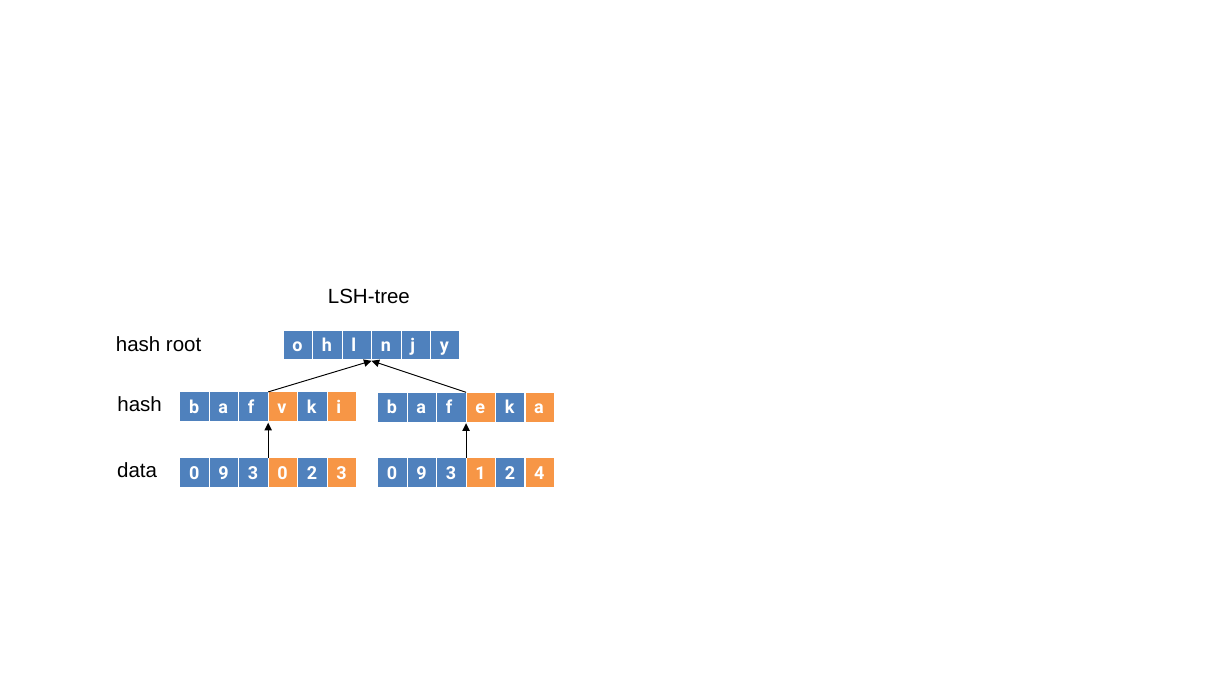
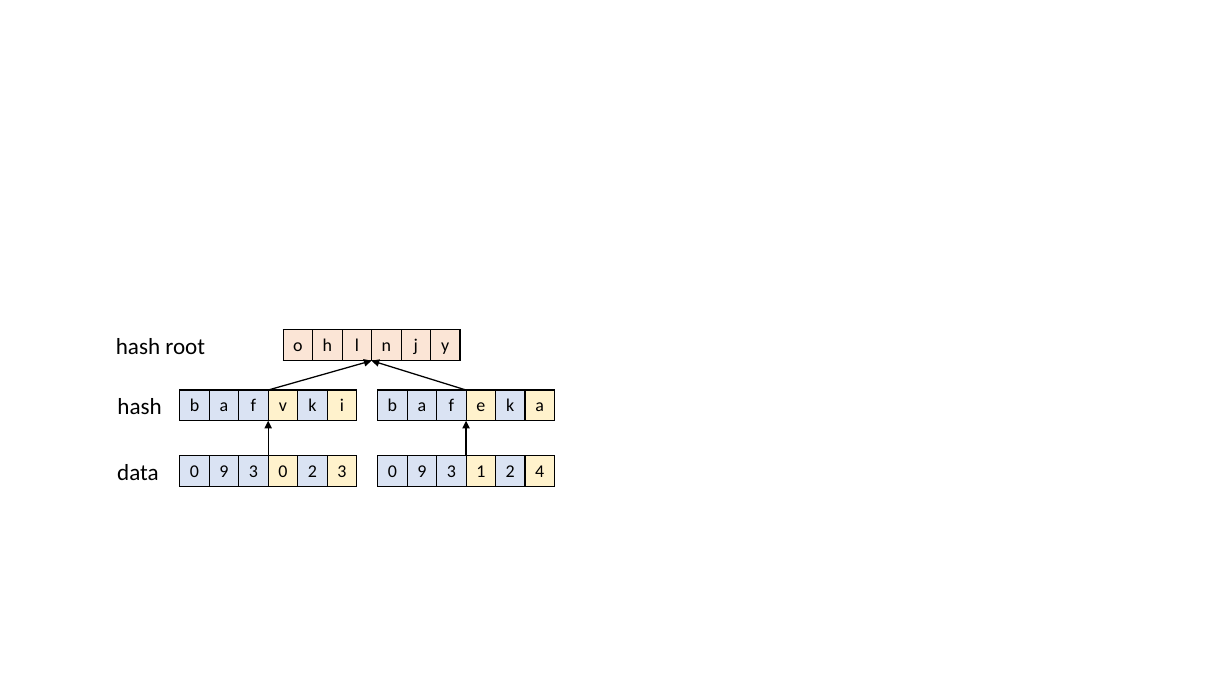
Before and after one commit to Studio-tyx/tyx_thesis_template, a slide deck: slide 16 of figure/timechain/fig.pptx (slide 19 before the commit). Drawn at 1232x693 pixels with LibreOffice and Linux fonts; fonts in the diff are those of the drawing. Boxes give left, top, right and bottom in pixels: in the first picture for what was removed or moved away, otherwise in the second. Text is boxed around its words. In the diff, an @@ line names an element or a change of style, - is before the commit and + after.

Commit message:
modify figs' font

```diff
--- a/figure/timechain/fig.pptx
+++ b/figure/timechain/fig.pptx
@@ text removed at (x1=328, y1=288, x2=410, y2=304) @@
-LSH-tree
@@ size 16 to 18 pt, font Arial to Calibri in 3 elements at (x1=117, y1=398, x2=161, y2=414), (x1=117, y1=464, x2=158, y2=480), (x1=116, y1=338, x2=205, y2=354) @@
@@ table at (x1=283, y1=330, x2=460, y2=360) @@
@@ fill #4F81BD to #FBE5D6 in row 1 @@
@@ font Roboto to Calibri, text colour #FFFFFF to #000000, bold off @@
@@ alignment left to centre @@
@@ borders changed @@
@@ arrow (268, 390) - (372, 360): stroke #000000 0.75 pt to #000000 1 pt @@
@@ arrow (466, 390) - (372, 360): stroke #000000 0.75 pt to #000000 1 pt @@
@@ table at (x1=180, y1=390, x2=358, y2=421) @@
@@ fill #4F81BD to #DAE3F3 in 4 cells @@
@@ fill #F79646 to #FFF2CC in 2 cells @@
@@ font Roboto to Calibri, text colour #FFFFFF to #000000, bold off @@
@@ alignment left to centre @@
@@ borders changed @@
@@ table at (x1=378, y1=390, x2=555, y2=421) @@
@@ fill #4F81BD to #DAE3F3 in 4 cells @@
@@ fill #F79646 to #FFF2CC in 2 cells @@
@@ font Roboto to Calibri, text colour #FFFFFF to #000000, bold off @@
@@ alignment left to centre @@
@@ borders changed @@
@@ arrow (268, 456) - (268, 421): stroke #000000 0.75 pt to #000000 1 pt @@
@@ arrow (466, 456) - (466, 421): stroke #000000 0.75 pt to #000000 1 pt @@
@@ table at (x1=180, y1=456, x2=358, y2=486) @@
@@ fill #4F81BD to #DAE3F3 in 4 cells @@
@@ fill #F79646 to #FFF2CC in 2 cells @@
@@ font Roboto to Calibri, text colour #FFFFFF to #000000, bold off @@
@@ alignment left to centre @@
@@ borders changed @@
@@ table at (x1=378, y1=456, x2=555, y2=486) @@
@@ fill #4F81BD to #DAE3F3 in 4 cells @@
@@ fill #F79646 to #FFF2CC in 2 cells @@
@@ font Roboto to Calibri, text colour #FFFFFF to #000000, bold off @@
@@ alignment left to centre @@
@@ borders changed @@
```
Also in this commit, not shown: 3 other slides changed, 13 slides added, 13 slides removed, 6 other files.
